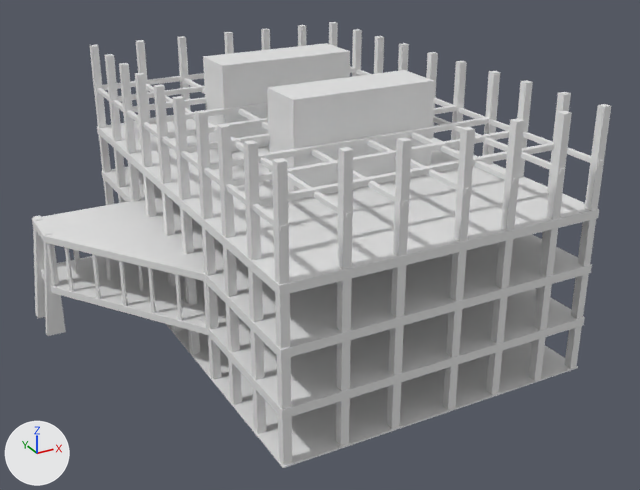
Renders of the OBJ model builderscene/building/bldg.obj from each side of a commit.
Camera for both pictures: a 50 mm lens placed at (-26.6, -52.7, 28.5), pointed at (-1.6, -7.1, 5.7). Arrows for +X, +Y and +Z are at lower left; the lights stay in place. Materials are left out; every surface is plain grey. Where no turn or scale is listed for an object, it has been applied to the vertices. Vertices at the same position are counted once.

The first picture shows 'bldg'.
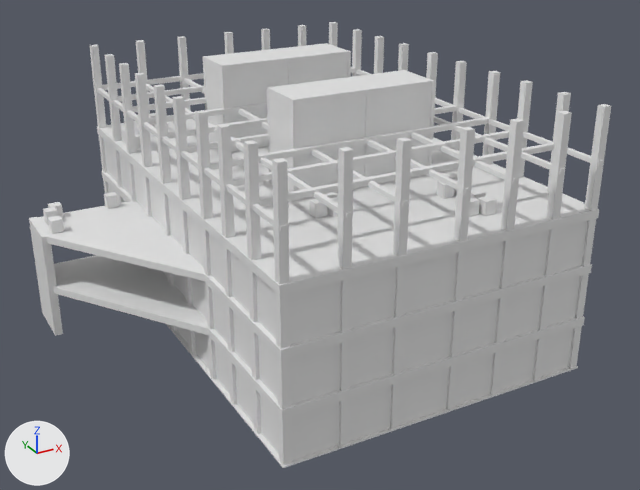
Where the change shows, as pixel boxes [x1, y1, x2, y2] in the pictures (640 x 490 px):
'bldg', reshaped: before [32, 22, 611, 468]; after [29, 22, 611, 468]
part 1 of me_bldg, added: after [348, 51, 351, 77]
part 2 of me_bldg, added: after [203, 57, 207, 110]
part 3 of me_bldg, added: after [104, 140, 587, 461]
part 4 of me_bldg, deleted: before [47, 243, 209, 328]
part 5 of me_bldg, built on: before [33, 215, 66, 336]; after [29, 113, 157, 336]
part 6 of me_bldg, added: after [437, 173, 497, 217]
part 7 of me_bldg, added: after [310, 192, 338, 218]

The change, as a list of edits to the scene's bpy script:
```text
Change me_bldg:
    used by ob_bldg; location = (0.0, 0.0, 0.0)
    remove me_bldg.from_pydata(...)  # 890 vertices, 1488 faces; spans x -17.9..9.4, y -19.5..10.5, z 0.0..16.2
    add me_bldg.from_pydata(...)  # 1214 vertices, 1970 faces; spans x -17.4..9.4, y -19.5..10.5, z 0.0..16.2
    me_bldg part 1: a new loose piece, a box spanning x 4.53..4.72, y -0.02..0.19, z 0.0..16.17
    me_bldg part 2: a new loose piece, a box spanning x -4.84..-4.65, y 3.09..3.3, z 0.0..16.17
    me_bldg part 3: a new loose piece, a box spanning x -10.3..9.2, y -19.3..10.2, z 0.0..10.1
    me_bldg part 4: 14 loose pieces with 112 vertices, spanning x -17.1..-10.4, y -10.1..3.1, z 3.4..6.5, are deleted
    me_bldg part 5: 15 vertices removed from x -17.9..-16.7, y -0.1..3.4, z 0.0..7.0; 91 vertices added at x -17.4..-6.3, y -0.2..9.0, z 0.0..11.2
    me_bldg part 6: 48 vertices added at x 2.3..4.5, y -17.3..-12.5, z 10.3..11.2
    me_bldg part 7: 24 vertices added at x -5.1..-3.4, y -13.4..-11.6, z 10.3..11.2
```
